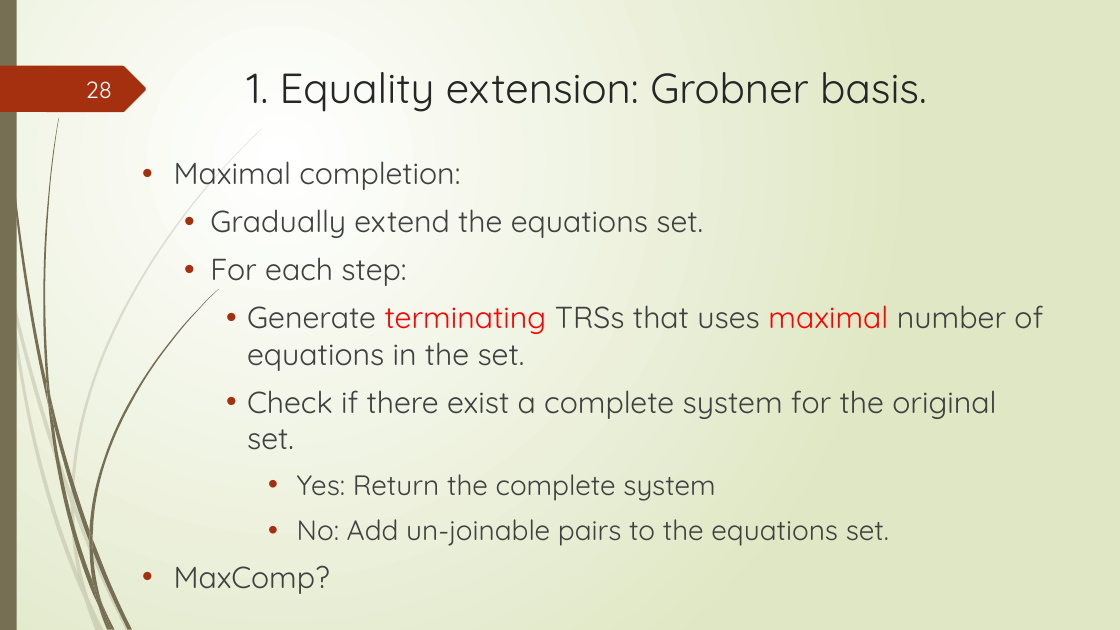
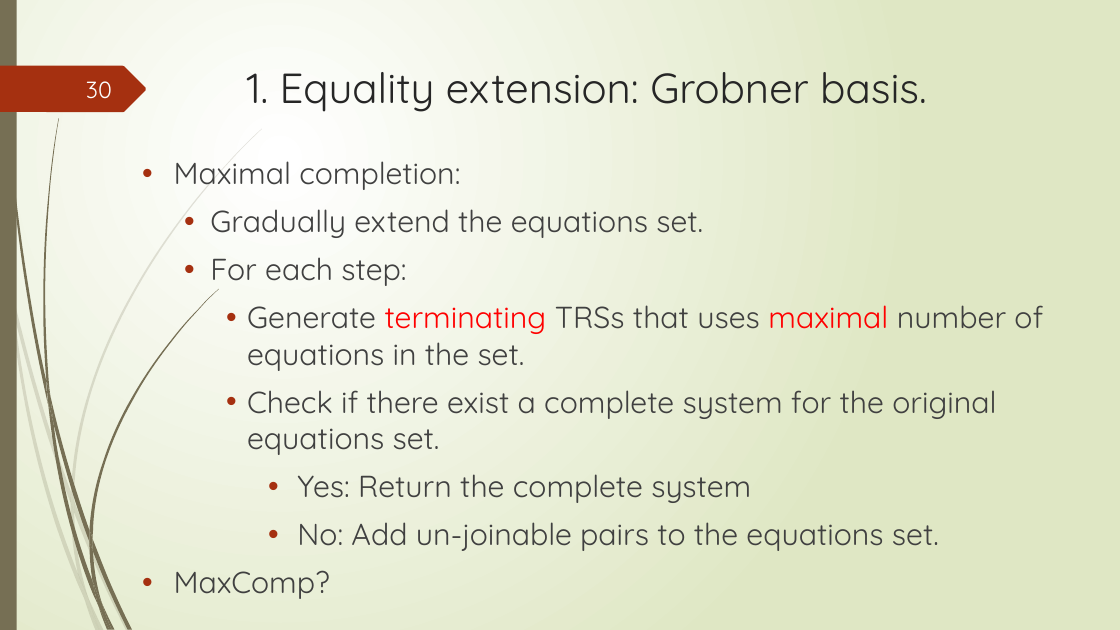
Before and after one commit to tungvx/raSAT, a slide deck: slide 30 of report/midterm.pptx (slide 28 before the commit). Drawn at 1120x630 pixels with LibreOffice and Linux fonts; fonts in the diff are those of the drawing. Boxes give left, top, right and bottom in pixels: in the first picture for what was removed or moved away, otherwise in the second. Text is boxed around its words. In the diff, an @@ line names an element or a change of style, - is before the commit and + after.

```diff
--- a/report/midterm.pptx
+++ b/report/midterm.pptx
@@ page number at (x1=86, y1=81, x2=112, y2=99): text changed @@
-28
+30
@@ text at (x1=247, y1=390, x2=996, y2=455): text changed @@
-    • Check if there exist a complete system for the original set.
+    • Check if there exist a complete system for the original equations set.
@@ text at (x1=297, y1=474, x2=939, y2=551): size 24 to 26 pt in "Yes: Return the complete system", "No: Add un-joinable pairs to the equations ..." @@
```
Also in this commit, not shown: 15 other slides changed, 4 slides added, 2 slides removed.
